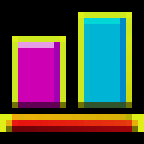
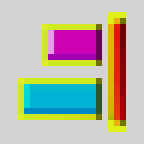
Layers edited between the first and the second 144 × 144 image:
removed layer "Vrstva 8" over [0, 0, 144, 144]
removed layer "Vrstva 7" over [0, 0, 144, 144]
removed layer "Vrstva 9 kopie" over [0, 0, 144, 144]
added layer "Vrstva 8 kopie 8" above "Vrstva 8 kopie 7" over [18, 12, 126, 132]
added layer "Vrstva 10" above "Vrstva 9" over [0, 0, 144, 144]
hid "Vrstva 9" over [0, 0, 144, 144]
